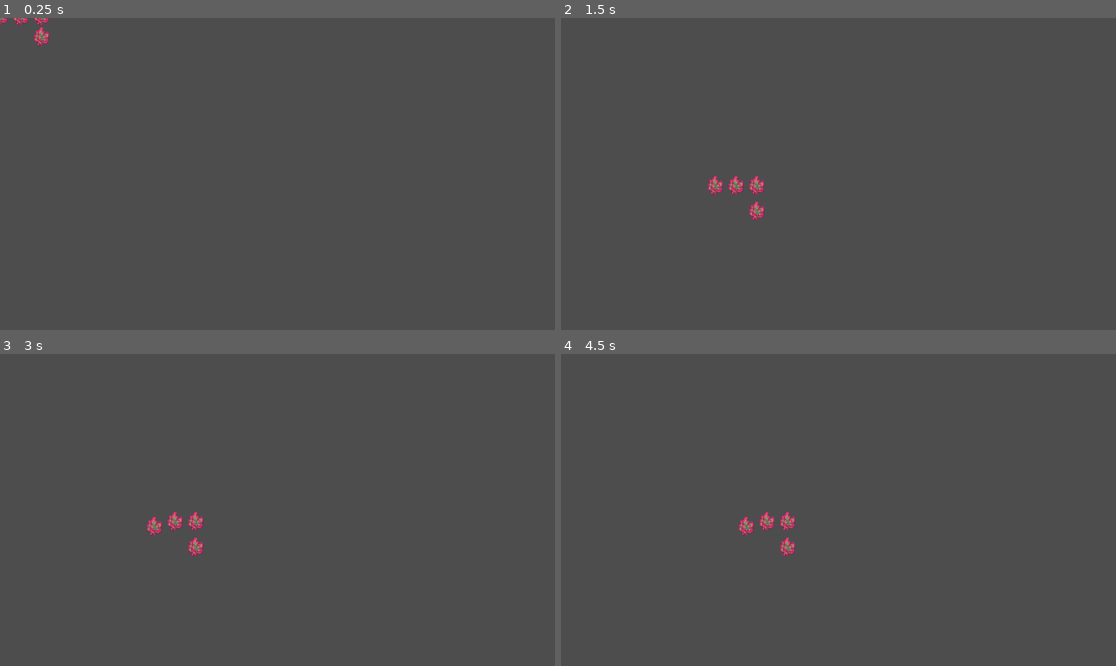
Above: before the commit, frames 1-4 (two rows, left to right).
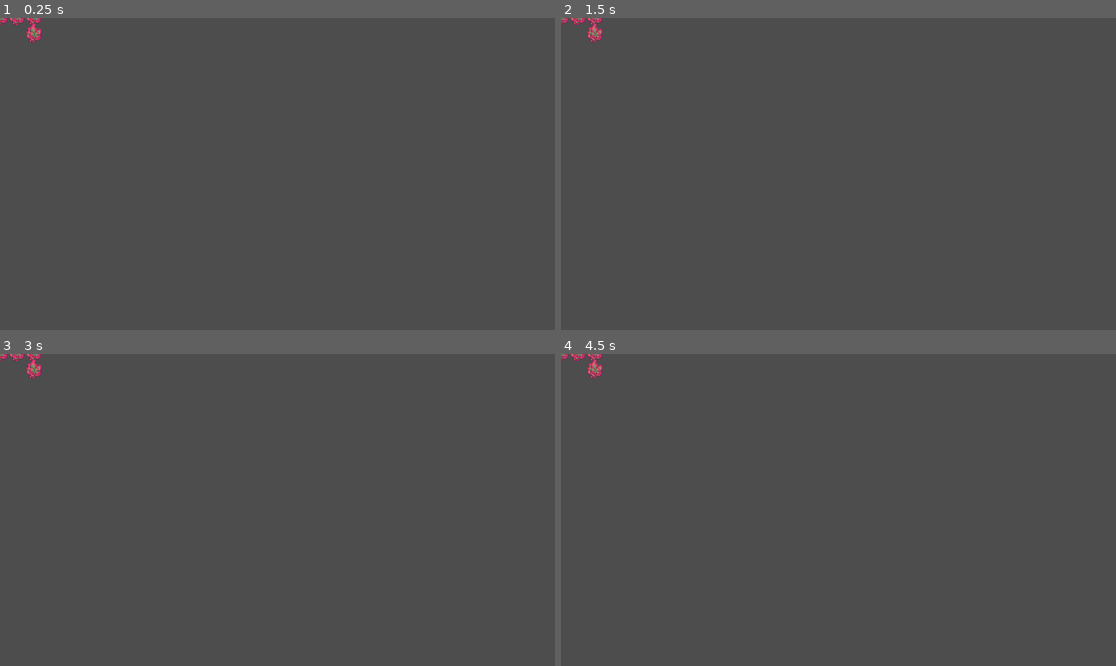
Above: after the commit, the same moments.

Repository: Ihmayor/Growup_GameJam_2025
Game: Godot game, scene res://J piece.tscn
The game is run twice, just before and just after one commit, with the same random seed, the same clock (stepped at 60 frames per second) and the same inputs. This scene is started directly instead of the project's main scene.
Inputs (mouse positions are in pixels of both pictures, inside the frame that each line leads up to):
- Up to frame 1 (0.25 s): no input
- Up to frame 2 (1.5 s): tap Enter at 0.5 s; move the mouse to (605, 36) at 0.52 s; hold E (rotate_right) 0.53-1.28 s; hold Right mouse button (Shovel) 0.53-1.28 s; tap Space at 1.25 s; move the mouse to (727, 189) at 1.27 s; hold Q (rotate_left) from 1.28 s (still down); click (727, 189) at 1.35 s
- Up to frame 3 (3 s): tap Enter at 2 s; move the mouse to (177, 522) at 2.02 s; release Q (rotate_left) at 2.03 s; hold J (test_calculate) 2.03-2.78 s; hold E (rotate_right) from 2.03 s (still down); tap Space at 2.75 s; move the mouse to (155, 522) at 2.77 s; right-click (155, 522) at 2.85 s
- Up to frame 4 (4.5 s): tap Enter at 3.5 s; move the mouse to (738, 522) at 3.52 s; release E (rotate_right) at 3.53 s; press the mouse at (738, 522) at 3.53 s; hold Q (rotate_left) from 3.53 s (still down); tap Space at 4.25 s; move the mouse to (755, 522) at 4.27 s; release the mouse at (755, 522) at 4.28 s; tap J (test_calculate) at 4.35 s

The runs differ from the first frame. In frame 1, 0.3% of the frame differs, in the area x 1-9%, y 0-9%; in frame 2, 0.7%, in the area x 0-37%, y 0-65%; in frame 3, 0.7%; in frame 4, 0.7%.
Error in both runs: Invalid access to property or key 'first_image' on a base object of type 'Nil'. (res://scripts/resources/Placement/Place.gd:33)

Commit message:
fixed tetrominoes

Diff:
--- a/grow_up_game_jam_2025/I piece.tscn
+++ b/grow_up_game_jam_2025/I piece.tscn
@@ -4,19 +4,19 @@
 [ext_resource type="PackedScene" uid="uid://b7ohs74b7dwdn" path="res://scenes/Flower.tscn" id="2_tuapj"]
 
 [sub_resource type="RectangleShape2D" id="RectangleShape2D_r35pa"]
-size = Vector2(157, 35)
+size = Vector2(133, 35)
 
 [node name="TextureRect2" instance=ExtResource("1_i1tkg")]
 
 [node name="CollisionShape2D" parent="Area2D" index="0"]
-position = Vector2(38.5, 10.5)
+position = Vector2(34.5, 10.5)
 shape = SubResource("RectangleShape2D_r35pa")
 
 [node name="Flower4" parent="Images" index="1" instance=ExtResource("2_tuapj")]
-position = Vector2(-43, 0)
+position = Vector2(-35, 0)
 
 [node name="Flower2" parent="Images" index="2" instance=ExtResource("2_tuapj")]
-position = Vector2(43, 0)
+position = Vector2(35, 0)
 
 [node name="Flower3" parent="Images" index="3" instance=ExtResource("2_tuapj")]
-position = Vector2(86, 0)
+position = Vector2(70, 0)
--- a/grow_up_game_jam_2025/J piece.tscn
+++ b/grow_up_game_jam_2025/J piece.tscn
@@ -4,26 +4,26 @@
 [ext_resource type="PackedScene" uid="uid://b7ohs74b7dwdn" path="res://scenes/Flower.tscn" id="2_04xb1"]
 
 [sub_resource type="RectangleShape2D" id="RectangleShape2D_n5148"]
-size = Vector2(114, 35)
+size = Vector2(98, 35)
 
 [sub_resource type="RectangleShape2D" id="RectangleShape2D_04xb1"]
-size = Vector2(28, 42)
+size = Vector2(28, 35)
 
 [node name="TextureRect2" instance=ExtResource("1_n5148")]
 
 [node name="CollisionShape2D" parent="Area2D" index="0"]
-position = Vector2(60, 10.5)
+position = Vector2(52, 10.5)
 shape = SubResource("RectangleShape2D_n5148")
 
 [node name="CollisionShape2D2" type="CollisionShape2D" parent="Area2D" index="1"]
-position = Vector2(103, 50)
+position = Vector2(87, 46.5)
 shape = SubResource("RectangleShape2D_04xb1")
 
 [node name="Flower2" parent="Images" index="1" instance=ExtResource("2_04xb1")]
-position = Vector2(43, 0)
+position = Vector2(35, 0)
 
 [node name="Flower3" parent="Images" index="2" instance=ExtResource("2_04xb1")]
-position = Vector2(86, 0)
+position = Vector2(70, 0)
 
 [node name="Flower4" parent="Images" index="3" instance=ExtResource("2_04xb1")]
-position = Vector2(86, 43)
+position = Vector2(70, 36)
--- a/grow_up_game_jam_2025/L piece.tscn
+++ b/grow_up_game_jam_2025/L piece.tscn
@@ -4,26 +4,26 @@
 [ext_resource type="PackedScene" uid="uid://b7ohs74b7dwdn" path="res://scenes/Flower.tscn" id="2_5q6px"]
 
 [sub_resource type="RectangleShape2D" id="RectangleShape2D_rbqym"]
-size = Vector2(85, 35)
+size = Vector2(69, 35)
 
 [sub_resource type="RectangleShape2D" id="RectangleShape2D_2ond0"]
-size = Vector2(28, 81)
+size = Vector2(28, 70)
 
 [node name="TextureRect2" instance=ExtResource("1_2ond0")]
 
 [node name="CollisionShape2D" parent="Area2D" index="0"]
-position = Vector2(45.5, 10.5)
+position = Vector2(37.5, 10.5)
 shape = SubResource("RectangleShape2D_rbqym")
 
 [node name="CollisionShape2D2" type="CollisionShape2D" parent="Area2D" index="2"]
-position = Vector2(103, -12.5)
+position = Vector2(87, -7)
 shape = SubResource("RectangleShape2D_2ond0")
 
 [node name="Flower2" parent="Images" index="1" instance=ExtResource("2_5q6px")]
-position = Vector2(43, 0)
+position = Vector2(35, 0)
 
 [node name="Flower3" parent="Images" index="2" instance=ExtResource("2_5q6px")]
-position = Vector2(86, 0)
+position = Vector2(70, 0)
 
 [node name="Flower4" parent="Images" index="3" instance=ExtResource("2_5q6px")]
-position = Vector2(86, -46)
+position = Vector2(70, -35)
--- a/grow_up_game_jam_2025/O piece.tscn
+++ b/grow_up_game_jam_2025/O piece.tscn
@@ -4,19 +4,19 @@
 [ext_resource type="PackedScene" uid="uid://b7ohs74b7dwdn" path="res://scenes/Flower.tscn" id="2_u5v0e"]
 
 [sub_resource type="RectangleShape2D" id="RectangleShape2D_72nvd"]
-size = Vector2(74, 78)
+size = Vector2(63, 70)
 
 [node name="TextureRect2" instance=ExtResource("1_aw7qg")]
 
 [node name="CollisionShape2D" parent="Area2D" index="0"]
-position = Vector2(40, 32)
+position = Vector2(34.5, 28)
 shape = SubResource("RectangleShape2D_72nvd")
 
 [node name="Flower4" parent="Images" index="1" instance=ExtResource("2_u5v0e")]
-position = Vector2(0, 43)
+position = Vector2(0, 35)
 
 [node name="Flower2" parent="Images" index="2" instance=ExtResource("2_u5v0e")]
-position = Vector2(46, 0)
+position = Vector2(35, 0)
 
 [node name="Flower3" parent="Images" index="3" instance=ExtResource("2_u5v0e")]
-position = Vector2(46, 43)
+position = Vector2(35, 35)
--- a/grow_up_game_jam_2025/S piece.tscn
+++ b/grow_up_game_jam_2025/S piece.tscn
@@ -1,30 +1,33 @@
-[gd_scene load_steps=4 format=3 uid="uid://b3oek4qays602"]
+[gd_scene load_steps=5 format=3 uid="uid://b3oek4qays602"]
 
 [ext_resource type="PackedScene" uid="uid://clcpi0nnnycif" path="res://scenes/Plant.tscn" id="1_jcnoy"]
 [ext_resource type="PackedScene" uid="uid://b7ohs74b7dwdn" path="res://scenes/Flower.tscn" id="2_curoq"]
 
 [sub_resource type="RectangleShape2D" id="RectangleShape2D_hjtov"]
-size = Vector2(71, 35)
+size = Vector2(63, 35)
+
+[sub_resource type="RectangleShape2D" id="RectangleShape2D_jcnoy"]
+size = Vector2(63, 35)
 
 [node name="TextureRect2" instance=ExtResource("1_jcnoy")]
 
 [node name="CollisionShape2D" parent="Area2D" index="0"]
-position = Vector2(-4.5, 53.5)
+position = Vector2(-0.5, 45.5)
 shape = SubResource("RectangleShape2D_hjtov")
 
 [node name="CollisionShape2D3" type="CollisionShape2D" parent="Area2D" index="1"]
-position = Vector2(38.5, 10.5)
-shape = SubResource("RectangleShape2D_hjtov")
+position = Vector2(34.5, 10.5)
+shape = SubResource("RectangleShape2D_jcnoy")
 
 [node name="CollisionShape2D2" type="CollisionShape2D" parent="Area2D" index="3"]
 position = Vector2(-9, 95)
 shape = SubResource("RectangleShape2D_hjtov")
 
 [node name="Flower3" parent="Images" index="1" instance=ExtResource("2_curoq")]
-position = Vector2(0, 43)
+position = Vector2(0, 35)
 
 [node name="Flower4" parent="Images" index="2" instance=ExtResource("2_curoq")]
-position = Vector2(-43, 43)
+position = Vector2(-35, 35)
 
 [node name="Flower2" parent="Images" index="3" instance=ExtResource("2_curoq")]
-position = Vector2(43, 0)
+position = Vector2(35, 0)
--- a/grow_up_game_jam_2025/T piece.tscn
+++ b/grow_up_game_jam_2025/T piece.tscn
@@ -4,10 +4,10 @@
 [ext_resource type="PackedScene" uid="uid://b7ohs74b7dwdn" path="res://scenes/Flower.tscn" id="2_3sfmm"]
 
 [sub_resource type="RectangleShape2D" id="RectangleShape2D_c1hfy"]
-size = Vector2(114, 35)
+size = Vector2(98, 35)
 
 [sub_resource type="RectangleShape2D" id="RectangleShape2D_hb3ge"]
-size = Vector2(28, 41)
+size = Vector2(28, 35)
 
 [node name="TextureRect2" instance=ExtResource("1_hb3ge")]
 
@@ -16,14 +16,14 @@
 shape = SubResource("RectangleShape2D_c1hfy")
 
 [node name="CollisionShape2D2" type="CollisionShape2D" parent="Area2D" index="1"]
-position = Vector2(17, 49.5)
+position = Vector2(17, 45.5)
 shape = SubResource("RectangleShape2D_hb3ge")
 
 [node name="Flower4" parent="Images" index="1" instance=ExtResource("2_3sfmm")]
-position = Vector2(0, 42)
+position = Vector2(0, 35)
 
 [node name="Flower3" parent="Images" index="2" instance=ExtResource("2_3sfmm")]
-position = Vector2(-43, 0)
+position = Vector2(-35, 0)
 
 [node name="Flower2" parent="Images" index="3" instance=ExtResource("2_3sfmm")]
-position = Vector2(43, 0)
+position = Vector2(35, 0)
--- a/grow_up_game_jam_2025/Z piece.tscn
+++ b/grow_up_game_jam_2025/Z piece.tscn
@@ -4,26 +4,26 @@
 [ext_resource type="PackedScene" uid="uid://b7ohs74b7dwdn" path="res://scenes/Flower.tscn" id="2_xcs4x"]
 
 [sub_resource type="RectangleShape2D" id="RectangleShape2D_7kt3x"]
-size = Vector2(71, 35)
+size = Vector2(63, 35)
 
 [sub_resource type="RectangleShape2D" id="RectangleShape2D_d3s67"]
-size = Vector2(71, 35)
+size = Vector2(63, 35)
 
 [node name="TextureRect2" instance=ExtResource("1_cm58f")]
 
 [node name="CollisionShape2D" parent="Area2D" index="0"]
-position = Vector2(38.5, 10.5)
+position = Vector2(34.5, 10.5)
 shape = SubResource("RectangleShape2D_7kt3x")
 
 [node name="CollisionShape2D2" type="CollisionShape2D" parent="Area2D" index="1"]
-position = Vector2(-4.5, -32.5)
+position = Vector2(-0.5, -24.5)
 shape = SubResource("RectangleShape2D_d3s67")
 
 [node name="Flower3" parent="Images" index="1" instance=ExtResource("2_xcs4x")]
-position = Vector2(0, -43)
+position = Vector2(0, -35)
 
 [node name="Flower4" parent="Images" index="2" instance=ExtResource("2_xcs4x")]
-position = Vector2(-43, -43)
+position = Vector2(-35, -35)
 
 [node name="Flower2" parent="Images" index="3" instance=ExtResource("2_xcs4x")]
-position = Vector2(43, 0)
+position = Vector2(35, 0)
